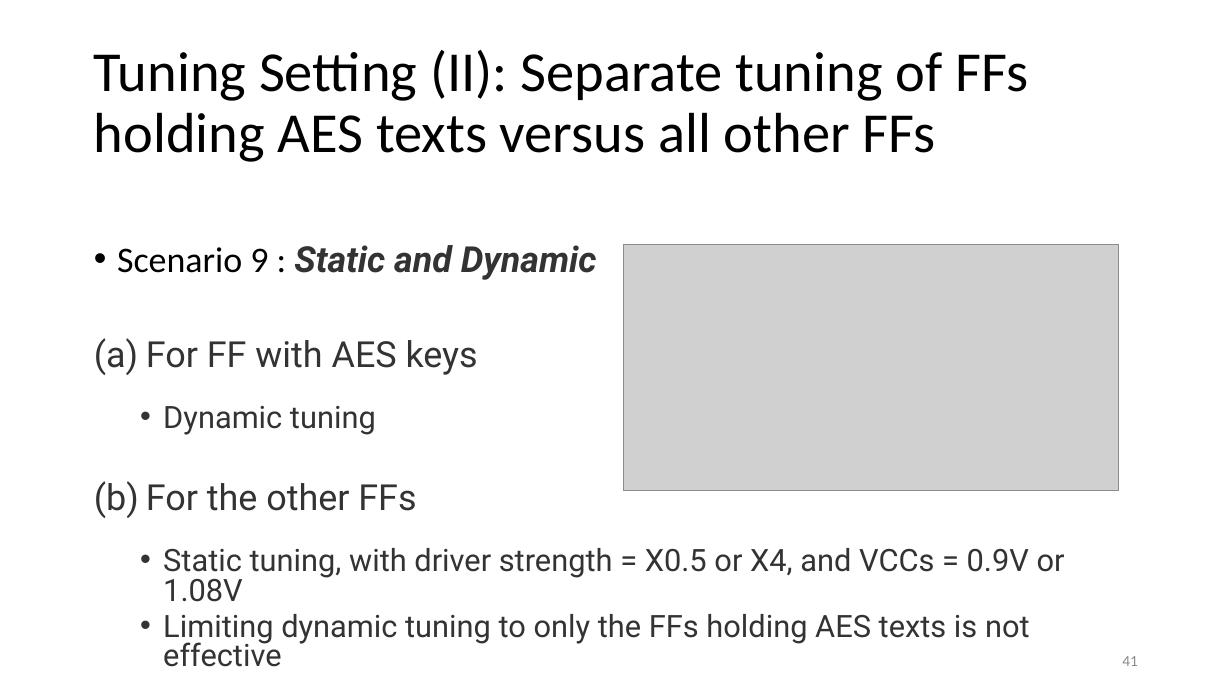
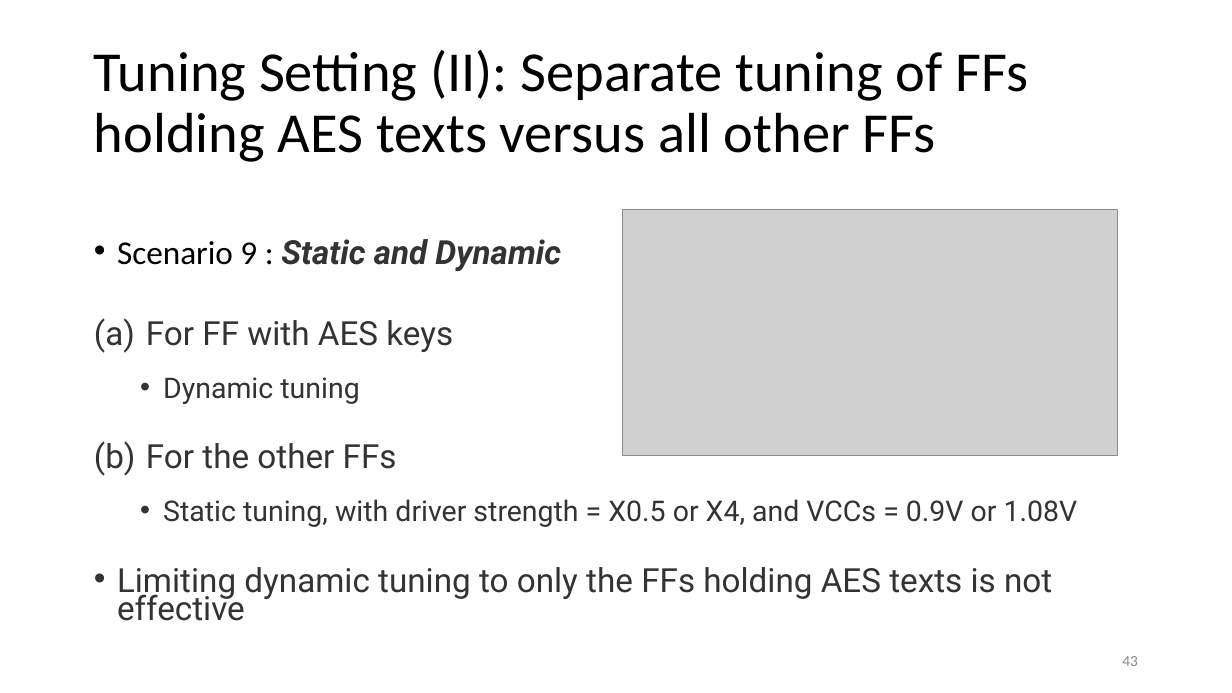
Before and after one commit to Pacific-Feng-Studuies/Studied-Papers, a slide deck: slide 44 of GM/X-Volt Joint Tuning of Driver Strengths and Supply Voltages/X-Volt Joint Tuning of Driver Strengths and Supply Voltages.pptx (slide 42 before the commit). Drawn at 1232x693 pixels with LibreOffice and Linux fonts; fonts in the diff are those of the drawing; grey boxes stand for pictures. Boxes give left, top, right and bottom in pixels: in the first picture for what was removed or moved away, otherwise in the second. Text is boxed around its words. In the diff, an @@ line names an element or a change of style, - is before the commit and + after.

```diff
--- a/GM/X-Volt Joint Tuning of Driver Strengths and Supply Voltages/X-Volt Joint Tuning of Driver Strengths and Supply Voltages.pptx
+++ b/GM/X-Volt Joint Tuning of Driver Strengths and Supply Voltages/X-Volt Joint Tuning of Driver Strengths and Supply Voltages.pptx
@@ text "Scenario 9 : Static and ..." at (x1=117, y1=239, x2=1078, y2=621): size 28 to 25.9 pt in "Scenario 9 : Static and Dynamic", "For FF with AES keys", "For the other FFs"; size 24 to 22.2 pt in "Dynamic tuning", "Static tuning, with driver strength = X0.5 ..."; size 24 to 25.9 pt in "Limiting dynamic tuning to only the FFs ..."; line spacing 0.8 to 0.7; list level 2 to 1 in "Limiting dynamic tuning to only ..." @@
@@ picture moved from (x1=624, y1=245, x2=1119, y2=491) to (x1=623, y1=210, x2=1118, y2=456) @@
@@ page number at (x1=1122, y1=656, x2=1138, y2=666): text changed @@
-41
+43
```
Also in this commit, not shown: 14 other slides changed, 3 slides added, 1 slide removed.
